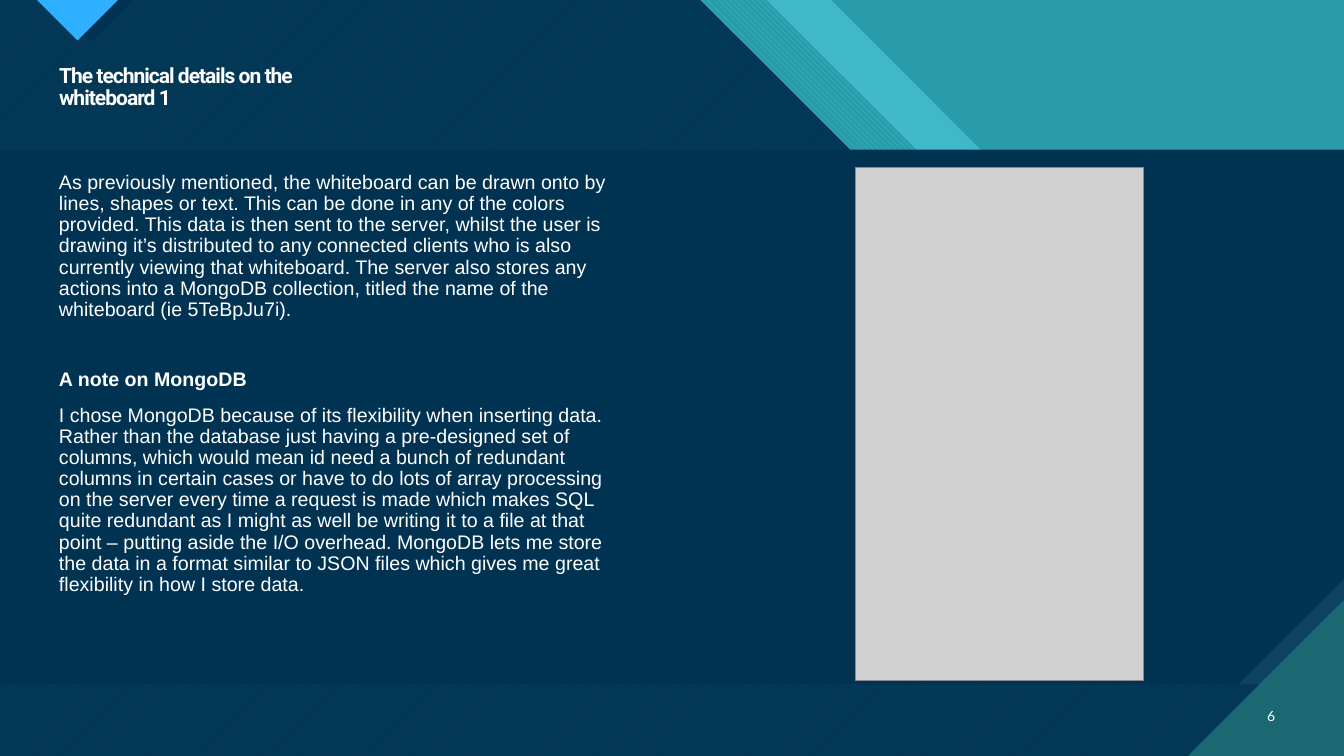
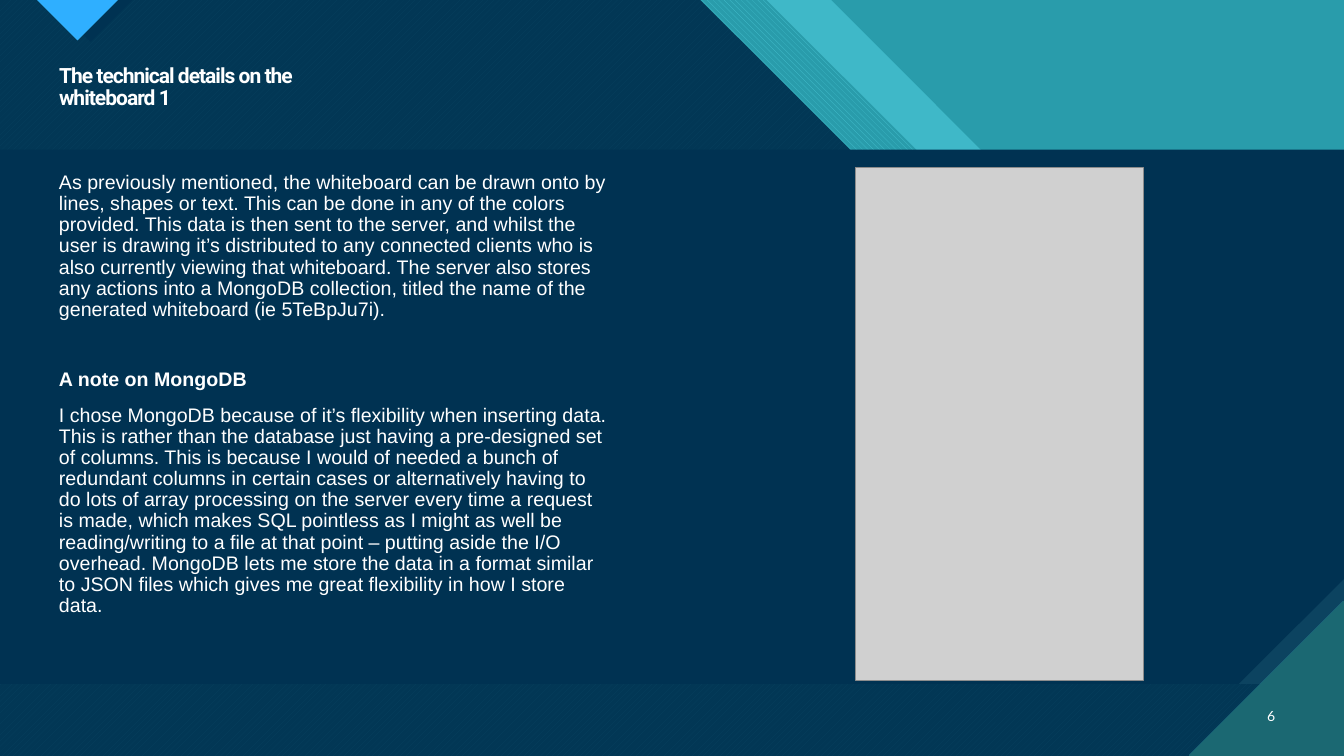
Before and after one commit to joshua-bouv/whiteboard, a slide deck: slide 6 of docs/oral_presentation.pptx. Drawn at 1344x756 pixels with LibreOffice and Linux fonts; fonts in the diff are those of the drawing; grey boxes stand for pictures. Boxes give left, top, right and bottom in pixels: in the first picture for what was removed or moved away, otherwise in the second. Text is boxed around its words. In the diff, an @@ line names an element or a change of style, - is before the commit and + after.

Commit message:
presentation updates

```diff
--- a/docs/oral_presentation.pptx
+++ b/docs/oral_presentation.pptx
@@ text at <box>59,174,606,320</box>: text changed @@
-As previously mentioned, the whiteboard can be drawn onto by lines, shapes or text. This can be done in any of the colors provided. This data is then sent to the server, whilst the user is drawing it’s distributed to any connected clients who is also currently viewing that whiteboard. The server also stores any actions into a MongoDB collection, titled the name of the whiteboard (ie 5TeBpJu7i).
+As previously mentioned, the whiteboard can be drawn onto by lines, shapes or text. This can be done in any of the colors provided. This data is then sent to the server, and whilst the user is drawing it’s distributed to any connected clients who is also currently viewing that whiteboard. The server also stores any actions into a MongoDB collection, titled the name of the generated whiteboard (ie 5TeBpJu7i).
@@ text at <box>59,407,606,613</box>: text changed @@
-I chose MongoDB because of its flexibility when inserting data. Rather than the database just having a pre-designed set of columns, which would mean id need a bunch of redundant columns in certain cases or have to do lots of array processing on the server every time a request is made which makes SQL quite redundant as I might as well be writing it to a file at that point – putting aside the I/O overhead. MongoDB lets me store the data in a format similar to JSON files which gives me great flexibility in how I store data.
+I chose MongoDB because of it’s flexibility when inserting data. This is rather than the database just having a pre-designed set of columns. This is because I would of needed a bunch of redundant columns in certain cases or alternatively having to do lots of array processing on the server every time a request is made, which makes SQL pointless as I might as well be reading/writing to a file at that point – putting aside the I/O overhead. MongoDB lets me store the data in a format similar to JSON files which gives me great flexibility in how I store data.
```
Also in this commit, not shown: 4 other slides changed, 1 slide added, 7 slides removed.
